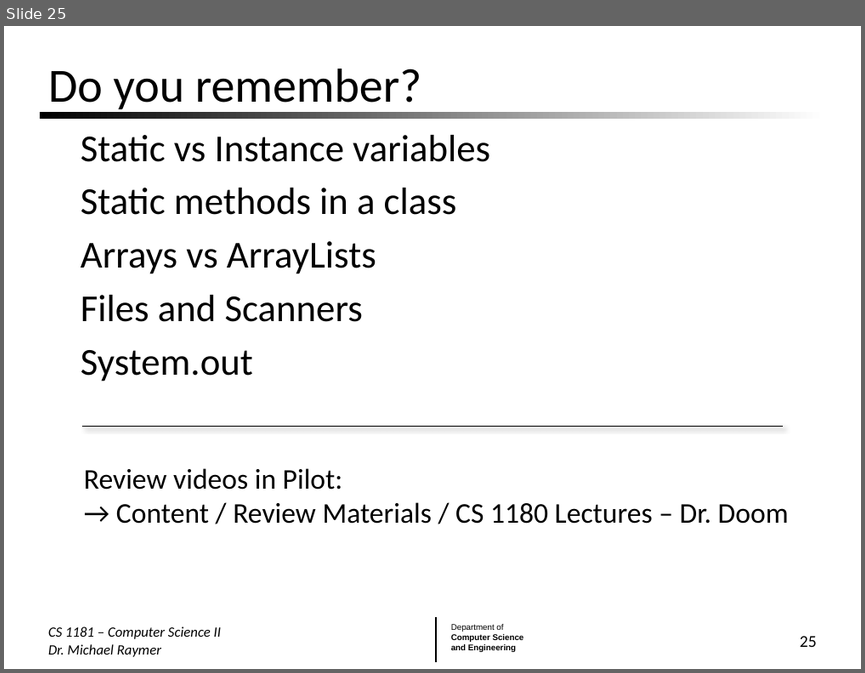
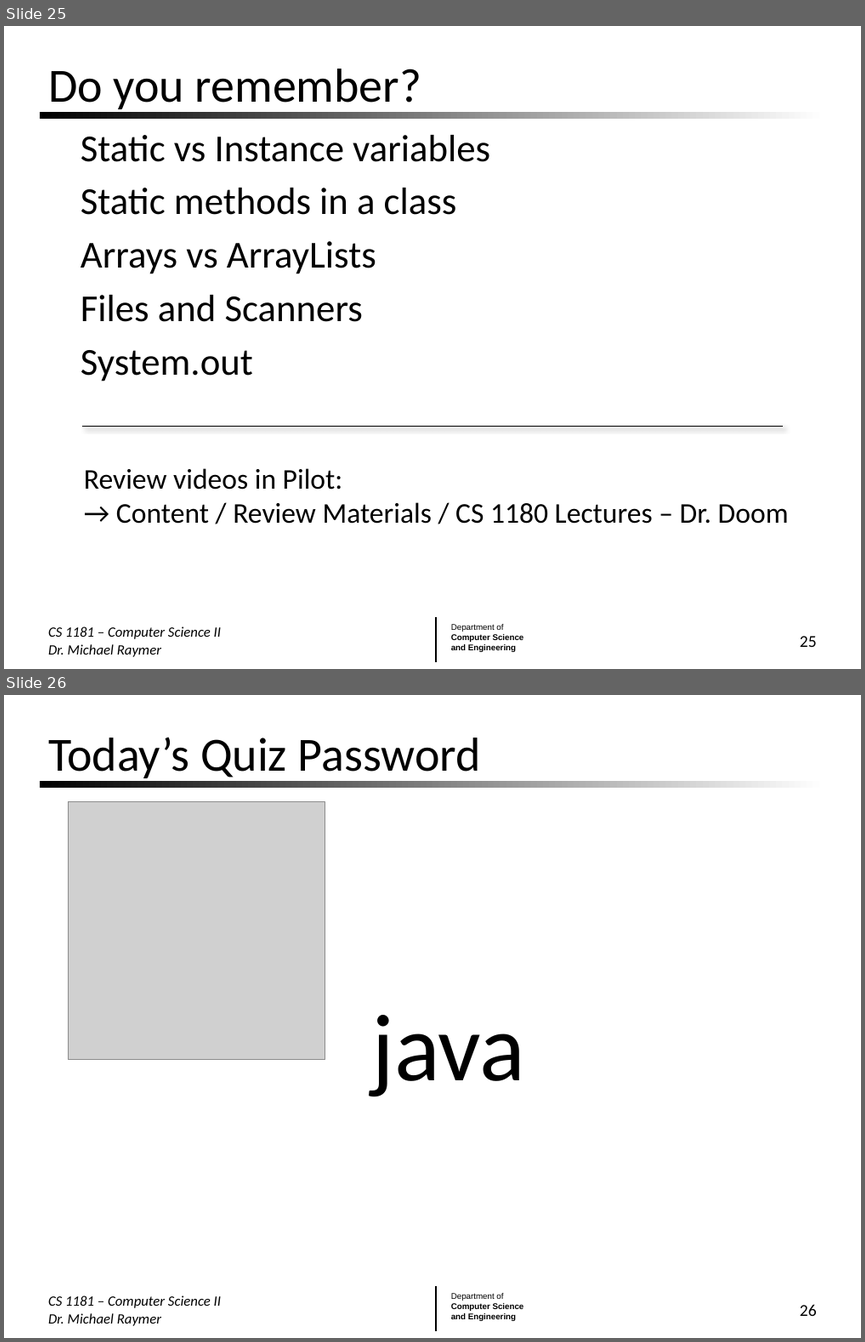
Before and after one commit to mraymer/CS1181_FA24, a slide deck: Lecture Slides/02 Java OOP.pptx. Shown one above the other, each under a label of ours: slide 25 before the commit, slides 25 and 26 after it. The pictures are 865x673 and 865x1342 pixels, drawn with LibreOffice and Linux fonts; fonts in the diff are those of the drawing; grey boxes stand for pictures; background and template pictures are left out. Boxes give left, top, right and bottom in pixels: in the first picture for what was removed or moved away, otherwise in the second. Text is boxed around its words. In the diff, an @@ line names an element or a change of style, - is before the commit and + after.

Commit message:
Lecture 9-6-24

```diff
--- a/Lecture Slides/02 Java OOP.pptx
+++ b/Lecture Slides/02 Java OOP.pptx
@@ slide 26 added at (x1=4, y1=695, x2=861, y2=1338), background #FFFFFF; not listed: 3 template elements that a slide beside it also shows @@
@@ title added at (x1=48, y1=737, x2=481, y2=782), 40 pt, text #000000 @@
+Today’s Quiz Password
@@ picture added at (x1=69, y1=802, x2=325, y2=1059) @@
@@ text added at (x1=371, y1=1015, x2=525, y2=1097), 80 pt, text #000000 @@
+  java
@@ text added at (x1=48, y1=1295, x2=221, y2=1326), 12 pt, text #000000, italic @@
+CS 1181 – Computer Science II Dr. Michael Raymer
@@ page number added at (x1=800, y1=1304, x2=817, y2=1315), 14 pt, text #000000 @@
+26
```
Also in this commit, not shown: 5 other files.
